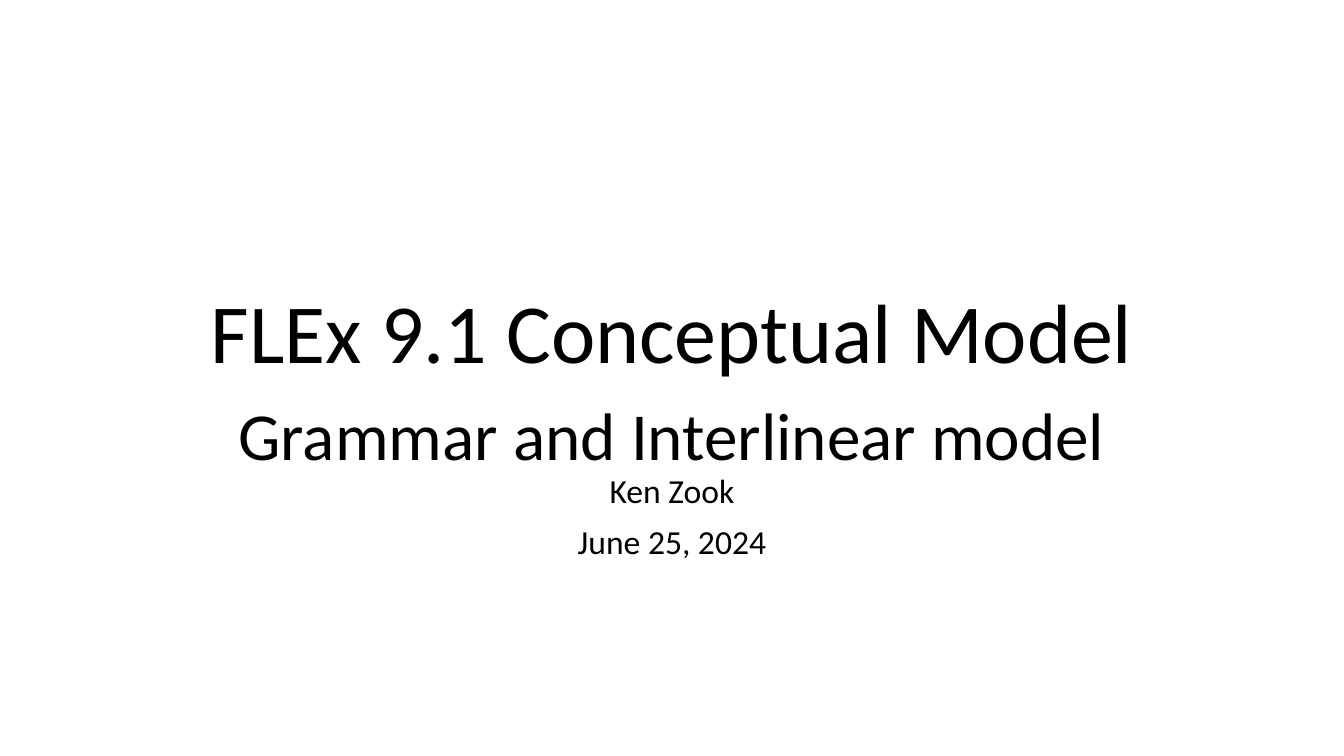
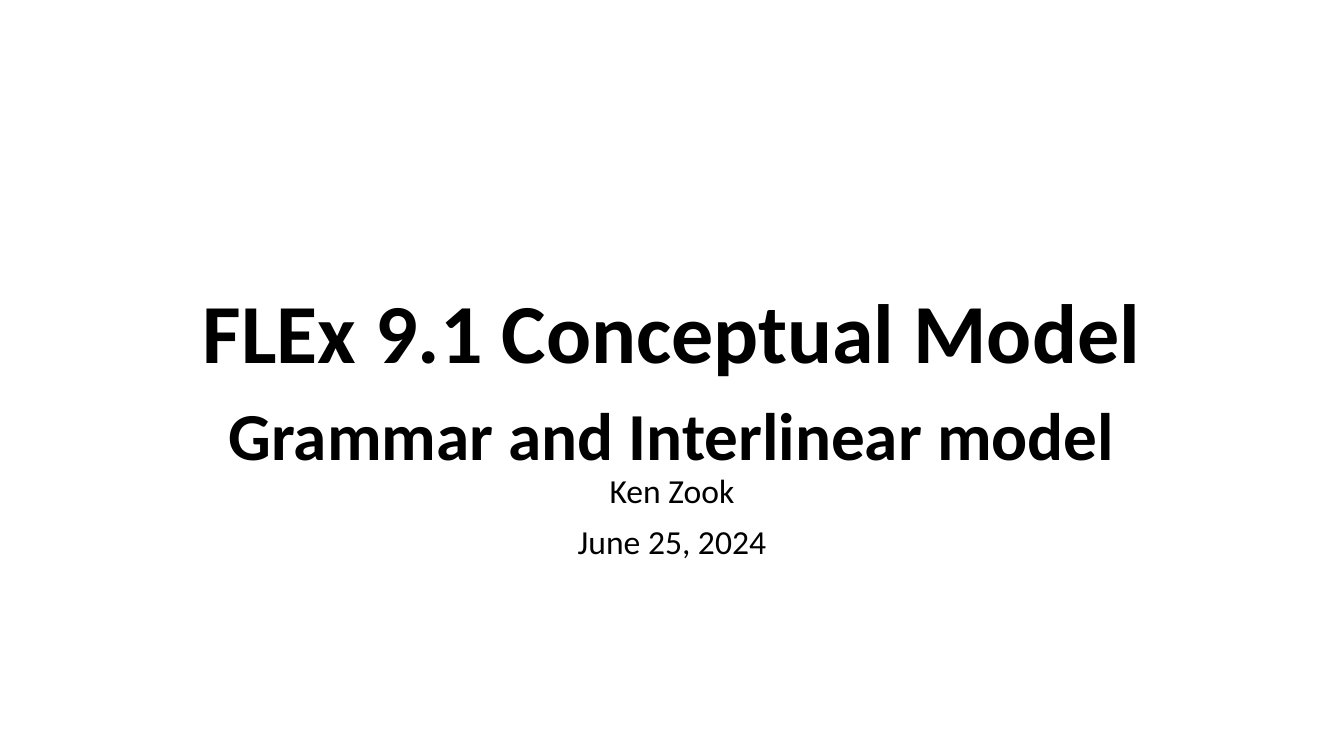
Before and after one commit to sillsdev/FwDocumentation, a slide deck: slide 1 of HelpResourcesSources/TechnicalNotes/FLEx 9.1 Conceptual Model - Grammar and interlinear model.pptx. Drawn at 1344x756 pixels with LibreOffice and Linux fonts; fonts in the diff are those of the drawing; background and template pictures are left out. Boxes give left, top, right and bottom in pixels: in the first picture for what was removed or moved away, otherwise in the second. Text is boxed around its words. In the diff, an @@ line names an element or a change of style, - is before the commit and + after.

Commit message:
Updates to conceptual model docs
Fixed powerpoints, diagrams, and word doc.

```diff
--- a/HelpResourcesSources/TechnicalNotes/FLEx 9.1 Conceptual Model - Grammar and interlinear model.pptx
+++ b/HelpResourcesSources/TechnicalNotes/FLEx 9.1 Conceptual Model - Grammar and interlinear model.pptx
@@ title "FLEx 9.1 Conceptual Model" at [203,304,1140,377]: bold on @@
@@ subtitle at [229,413,1114,504]: bold on in "Grammar and Interlinear model" @@
```
Also in this commit, not shown: 5 other slides changed, 5 other files.
